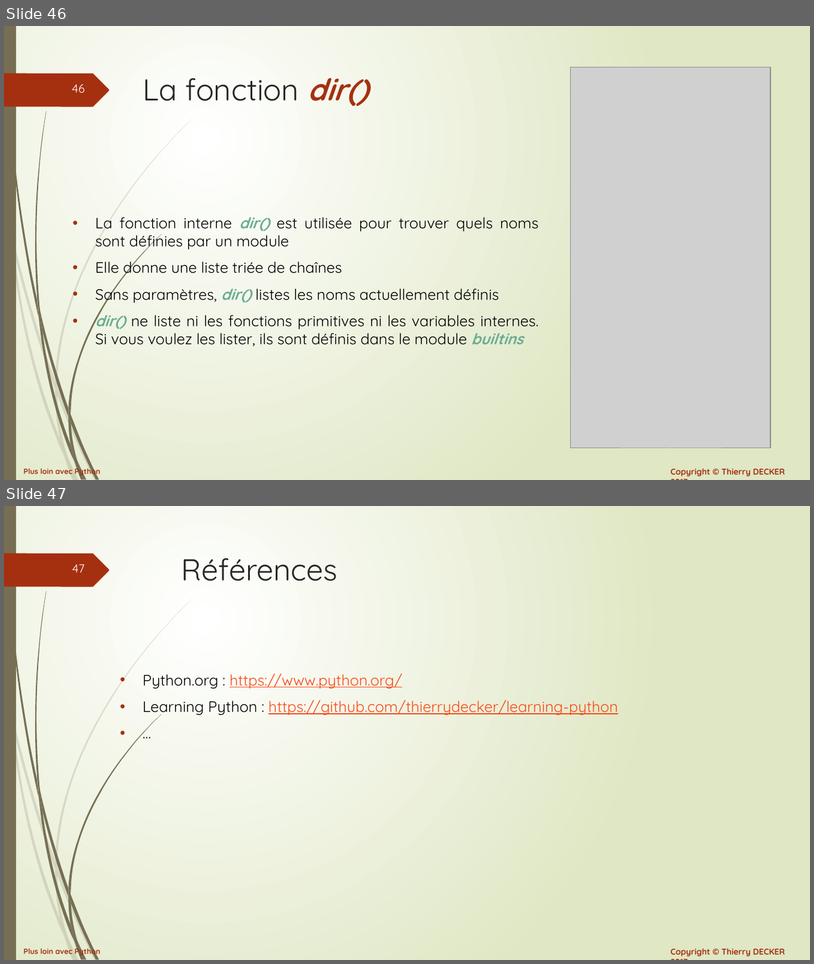
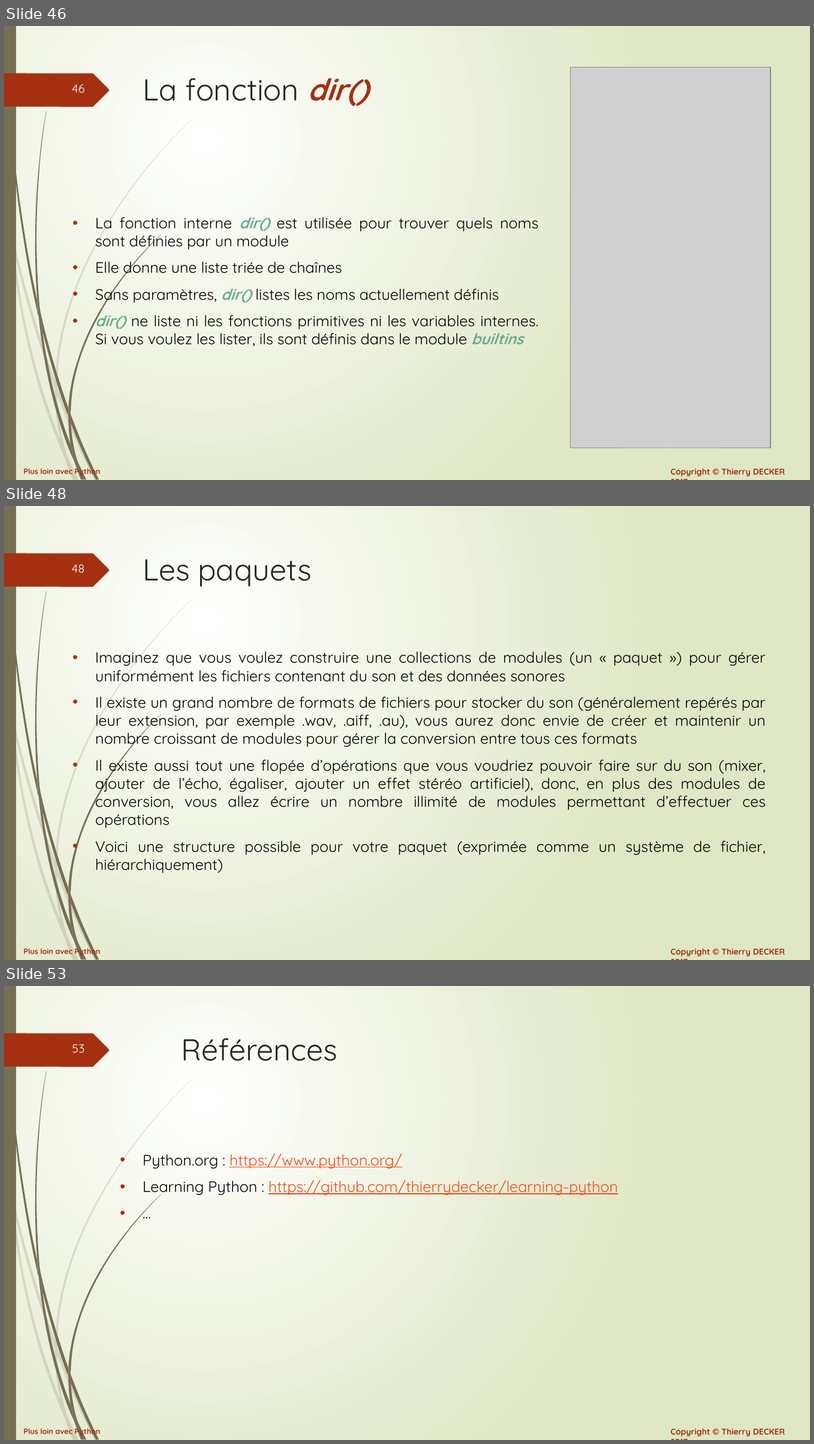
Before and after one commit to VikmanTheRacoon/learning-python, a slide deck: documentations/python-102.pptx. Shown one above the other, each under a label of ours: slides 46 and 47 before the commit, slides 46, 48 and 53 after it; the slides between them are not shown. The pictures are 814x964 and 814x1444 pixels, drawn with LibreOffice and Linux fonts; fonts in the diff are those of the drawing; grey boxes stand for pictures. Boxes give left, top, right and bottom in pixels: in the first picture for what was removed or moved away, otherwise in the second. Text is boxed around its words. In the diff, an @@ line names an element or a change of style, - is before the commit and + after.

```diff
--- a/documentations/python-102.pptx
+++ b/documentations/python-102.pptx
@@ slide 48 added at (4, 506, 810, 960), background gradient #FFFFFF to #DFE8C4; not listed: 27 template elements that a slide beside it also shows @@
@@ title added at (143, 559, 312, 586), 36 pt, text #262626 @@
+Les paquets
@@ text added at (95, 651, 766, 873), 18 pt, text #000000 @@
+• Imaginez que vous voulez construire une collections de modules (un « paquet ») pour gérer uniformément les fichiers contenant du son et des données sonores
+• Il existe un grand nombre de formats de fichiers pour stocker du son (généralement repérés par leur extension, par exemple .wav, .aiff, .au), vous aurez donc envie de créer et maintenir un nombre croissant de modules pour gérer la conversion entre tous ces formats
+• Il existe aussi tout une flopée d’opérations que vous voudriez pouvoir faire sur du son (mixer, ajouter de l’écho, égaliser, ajouter un effet stéréo artificiel), donc, en plus des modules de conversion, vous allez écrire un nombre illimité de modules permettant d’effectuer ces opérations
+• Voici une structure possible pour votre paquet (exprimée comme un système de fichier, hiérarchiquement)
@@ what was slide 47 is now slide 53 @@
@@ page number at (72, 1044, 85, 1053): text changed @@
-47
+53
```
Also in this commit, not shown: 5 other slides added, 1 other file.
